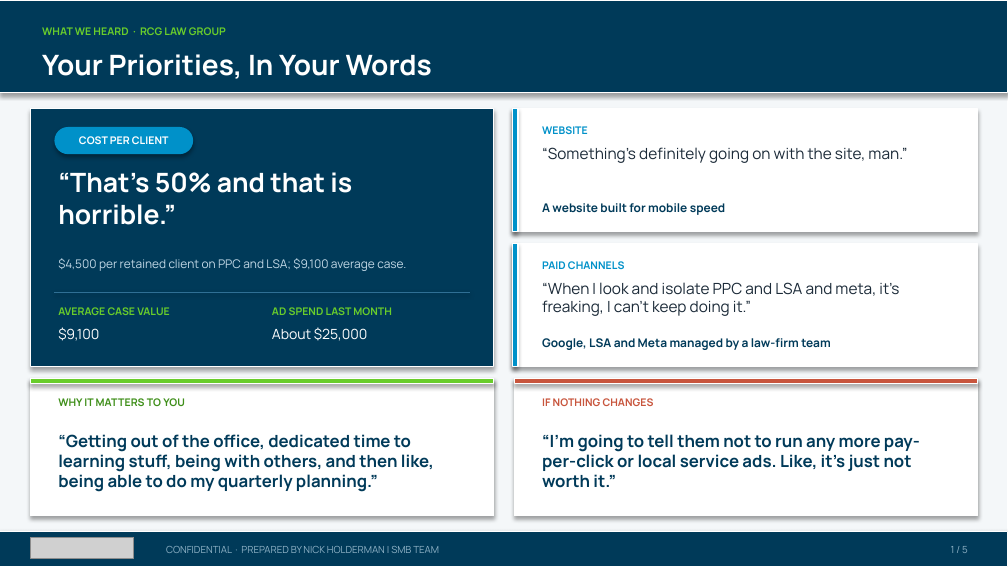
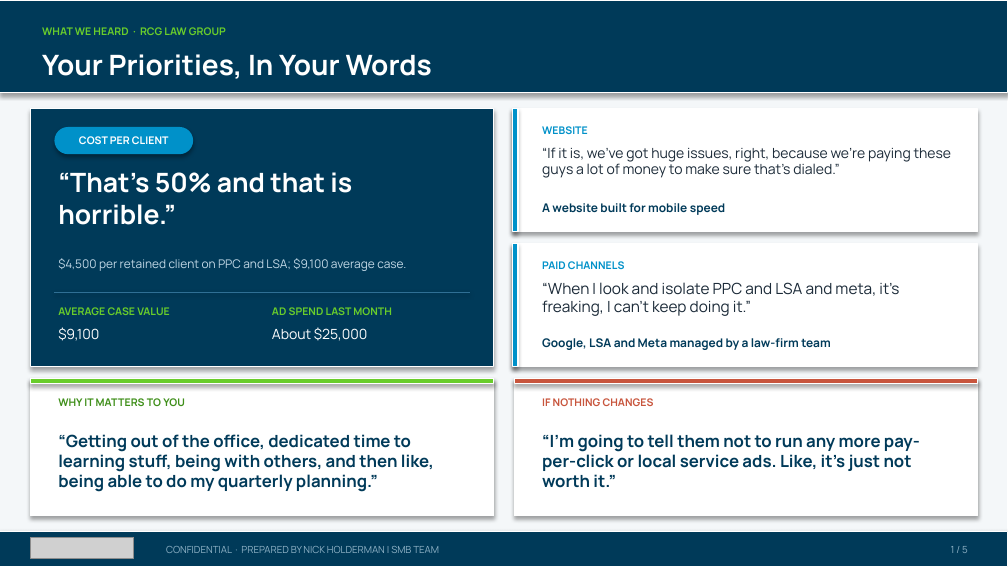
Before and after one commit to SMB-Team-Technology/workwith-smbteam, a slide deck: slide 1 of rcg-law-group/RCG Law Group_October 26, 2026_Proposal.pptx. Drawn at 1008x567 pixels with LibreOffice and Linux fonts; fonts in the diff are those of the drawing; grey boxes stand for pictures. Boxes give left, top, right and bottom in pixels: in the first picture for what was removed or moved away, otherwise in the second. Text is boxed around its words. In the diff, an @@ line names an element or a change of style, - is before the commit and + after.

```diff
--- a/rcg-law-group/RCG Law Group_October 26, 2026_Proposal.pptx
+++ b/rcg-law-group/RCG Law Group_October 26, 2026_Proposal.pptx
@@ text at (x1=542, y1=147, x2=952, y2=178): text changed; size 11 to 10 pt @@
-“Something's definitely going on with the site, man.”
+“If it is, we've got huge issues, right, because we're paying these guys a lot of money to make sure that's dialed.”
```
Also in this commit, not shown: 1 other file.
